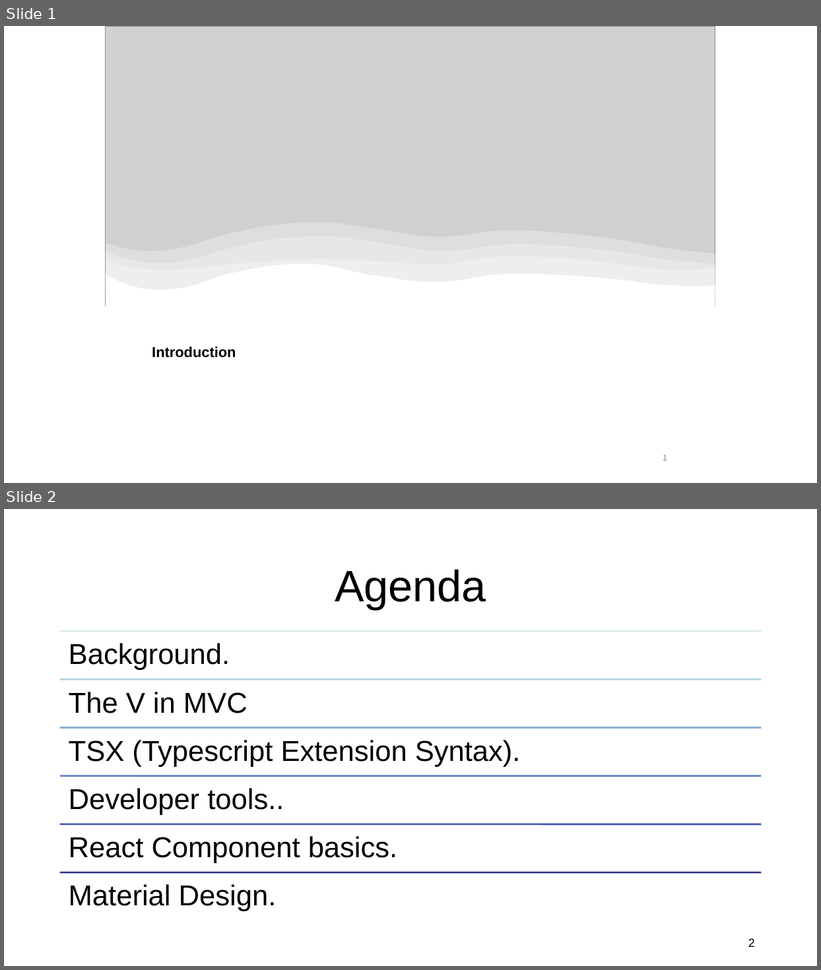
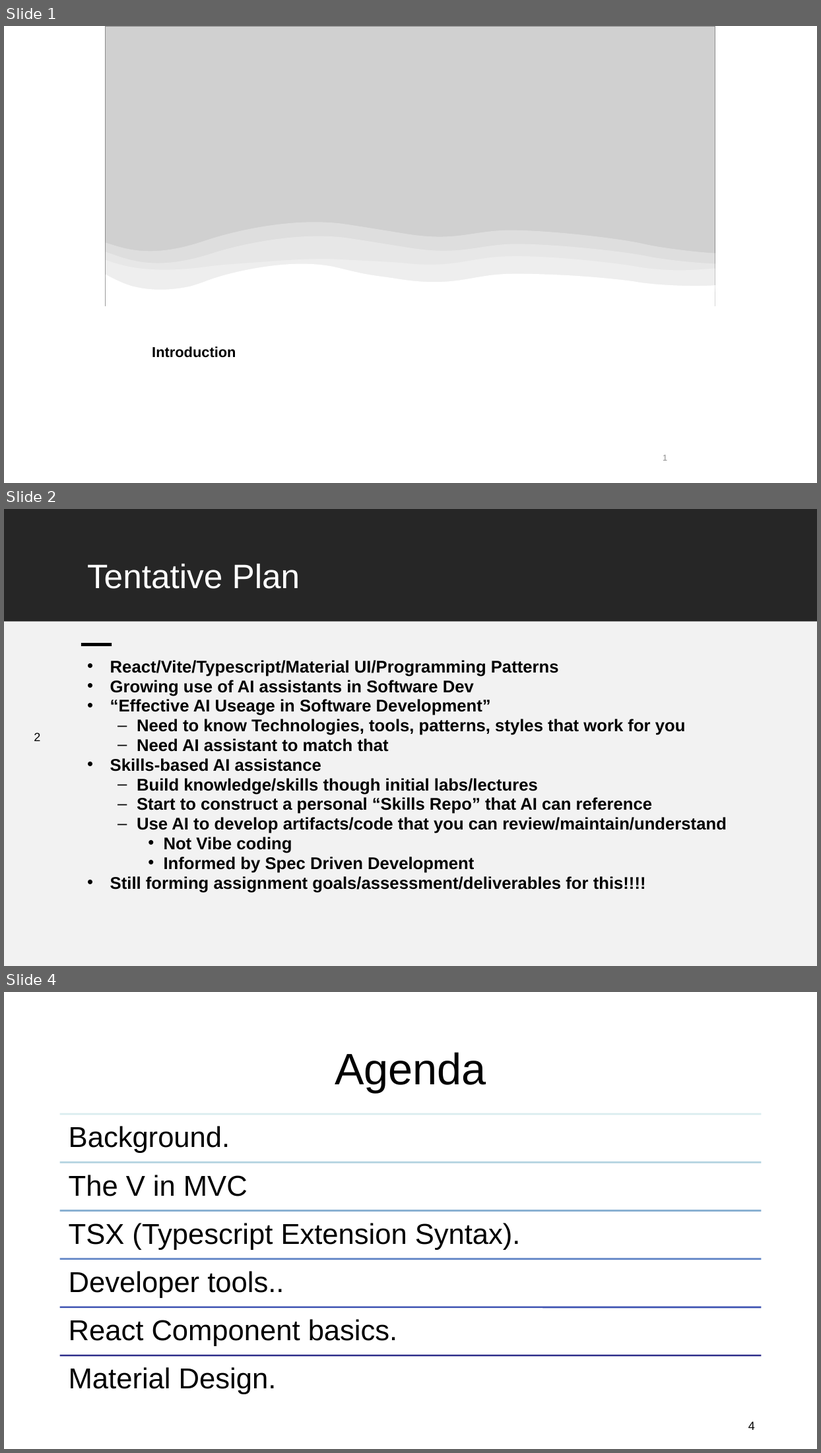
Before and after one commit to diarmuidoconnor/ewd-module-2025, a slide deck: topic04/talk-1/ReactJS_01.pptx. Shown one above the other, each under a label of ours: slides 1 and 2 before the commit, slides 1, 2 and 4 after it; the slides between them are not shown. The pictures are 821x970 and 821x1453 pixels, drawn with LibreOffice and Linux fonts; fonts in the diff are those of the drawing; grey boxes stand for pictures. Boxes give left, top, right and bottom in pixels: in the first picture for what was removed or moved away, otherwise in the second. Text is boxed around its words. In the diff, an @@ line names an element or a change of style, - is before the commit and + after.

```diff
--- a/topic04/talk-1/ReactJS_01.pptx
+++ b/topic04/talk-1/ReactJS_01.pptx
@@ slide 2 added at bbox=[4, 509, 817, 966], background #FFFFFF @@
@@ rectangle added at bbox=[4, 509, 817, 621], fill #262626 @@
@@ title added at bbox=[87, 564, 300, 589], 40 pt, text #FFFFFF @@
+Tentative Plan
@@ rectangle added at bbox=[4, 622, 817, 966], fill #F2F2F2 @@
@@ rectangle added at bbox=[81, 643, 112, 646], fill #000000 @@
@@ text added at bbox=[110, 660, 727, 893], 20 pt, text #000000, bold @@
+• React/Vite/Typescript/Material UI/Programming Patterns
+• Growing use of AI assistants in Software Dev
+• “Effective AI Useage in Software Development”
+  – Need to know Technologies, tools, patterns, styles that work for you
+  – Need AI assistant to match that
+• Skills-based AI assistance
+  – Build knowledge/skills though initial labs/lectures
+  – Start to construct a personal “Skills Repo” that AI can reference
+  – Use AI to develop artifacts/code that you can review/maintain/understand
+    • Not Vibe coding
+    • Informed by Spec Driven Development
+• Still forming assignment goals/assessment/deliverables for this!!!!
@@ page number added at bbox=[34, 733, 40, 741], 14 pt, text #000000 @@
+2
@@ what was slide 2 is now slide 4 @@
@@ page number at bbox=[748, 1422, 755, 1430]: text changed @@
-2
+4
```
Also in this commit, not shown: 1 slide changed, 1 other slide added, 31 other files.
